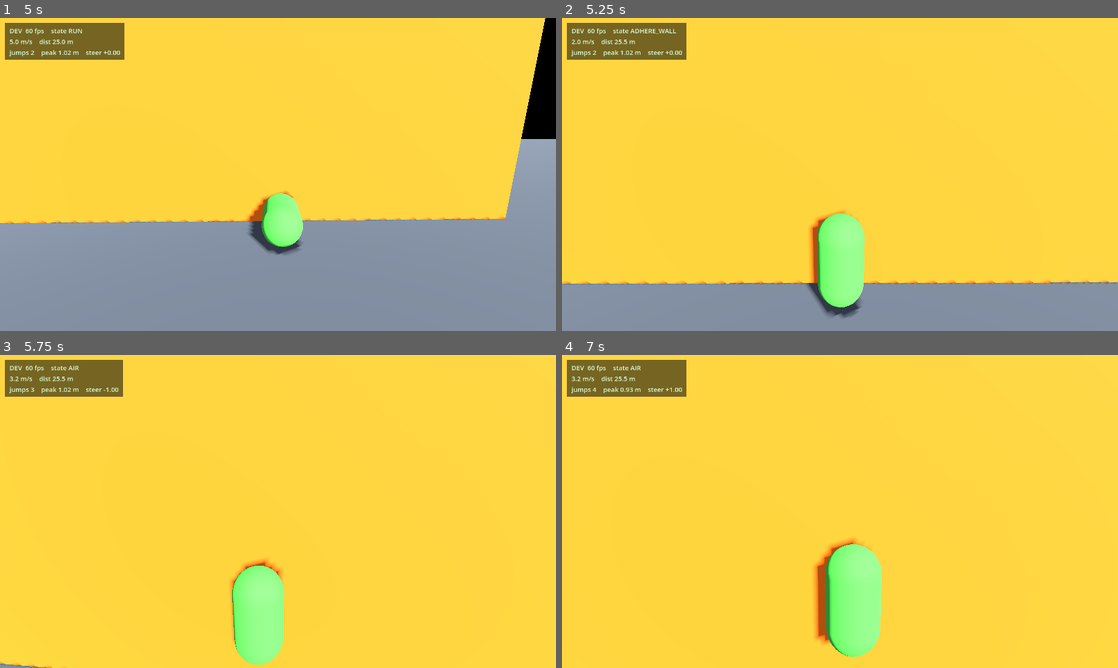
Above: before the commit, frames 1-4 (two rows, left to right).
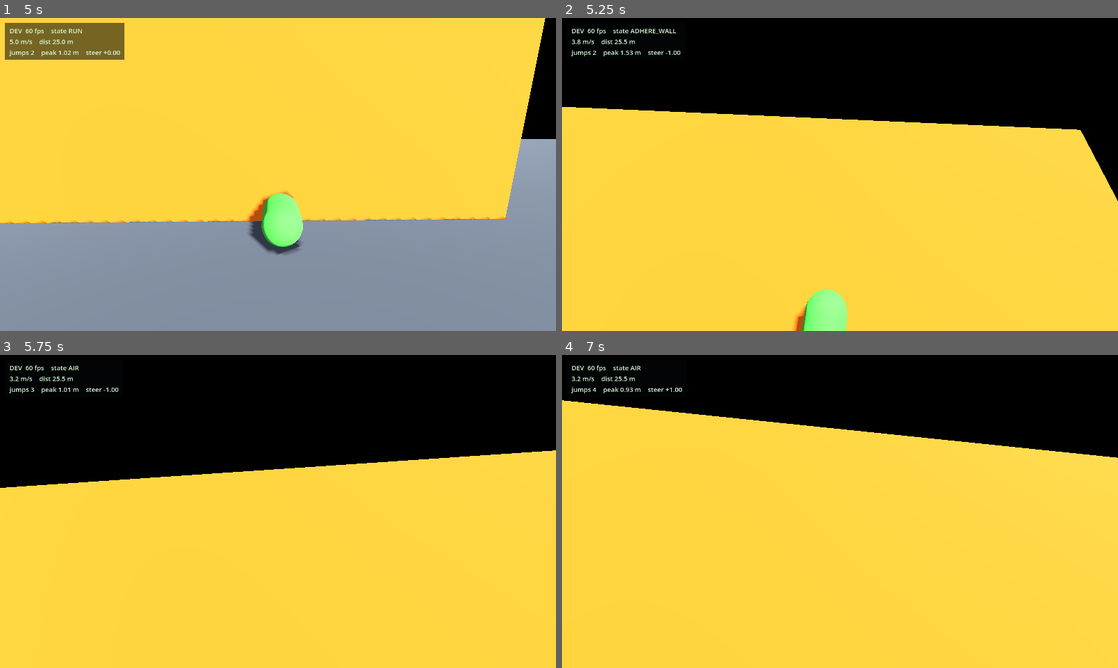
Above: after the commit, the same moments.

Repository: g-shankar/Gecko-run
Game: Godot game, scene res://scenes/main.tscn
The game is run twice, just before and just after one commit, with the same random seed, the same clock (stepped at 60 frames per second) and the same inputs.
Inputs (mouse positions are in pixels of both pictures, inside the frame that each line leads up to):
- Up to frame 1 (5 s): move the mouse to (400, 158) at 0.52 s; hold D (steer_right) 0.53-1.25 s; click (400, 158) at 0.67 s; tap Space (jump) at 0.77, 3.77 s; drag from (166, 190) to (250, 237) at 1.27 s; move the mouse to (333, 105) at 2.02 s; hold D (steer_right) 2.03-2.75 s; drag from (250, 237) to (111, 127) at 2.77 s; move the mouse to (444, 221) at 3.52 s; hold A (steer_left) 3.53-4.25 s; drag from (111, 127) to (194, 96) at 4.27 s
- Up to frame 2 (5.25 s): move the mouse to (867, 174) at 5.02 s; hold A (steer_left) from 5.03 s (still down); click (867, 174) at 5.17 s
- Up to frame 3 (5.75 s): keep holding A (steer_left)
- Up to frame 4 (7 s): release A (steer_left) at 5.75 s; drag from (756, 433) to (728, 527) at 5.77 s; move the mouse to (962, 495) at 6.52 s; hold D (steer_right) from 6.53 s (still down); tap Space (jump) at 6.77 s

Frame 1 is identical in both runs. In frame 2, 51% of the frame differs, in the area x 0-100%, y 0-100%; in frame 3, 39%; in frame 4, 27%.

Commit message:
P6: wall movement (climb + strafe) and camera banking

Diff:
--- a/scripts/player/camera_rig.gd
+++ b/scripts/player/camera_rig.gd
@@ -20,9 +20,15 @@
 @export var look_ahead: float = 2.0   ## Aim point this far ahead of the gecko (m).
 @export var look_height: float = 0.5  ## Aim point height above the gecko (m).
 @export var arm_margin: float = 0.25  ## SpringArm safety margin (m).
+@export var bank_speed: float = 6.0 ## How fast the camera rolls when the gecko
+                                 ## adheres to a wall (higher = snappier).
 
 @onready var _boom: SpringArm3D = $Boom
 @onready var _camera: Camera3D = $Boom/Camera3D
+
+## P6: the camera's smoothed up-vector. Normally world-up; rolls toward the
+## wall normal while the gecko is adhered so the wall reads as "ground".
+var _bank_up := Vector3.UP
 
 
 func _ready() -> void:
@@ -47,10 +53,21 @@
 func _process(delta: float) -> void:
 	if target == null:
 		return
-	# Glide toward the follow point. The exponential blend (1 - e^-kt) is
-	# framerate-independent: same feel at 30 fps and 120 fps.
-	var desired: Vector3 = target.global_position + Vector3(0.0, follow_height, 0.0)
+	# P6: roll the camera's up-vector toward the gecko's up_direction. On the
+	# floor that's world-up (no visible change); on a wall it becomes the wall
+	# normal, so the wall reads as ground. Exponential blend = no snap.
+	var up_target := Vector3.UP
+	if target is CharacterBody3D:
+		up_target = (target as CharacterBody3D).up_direction
+	_bank_up = _bank_up.lerp(up_target, 1.0 - exp(-bank_speed * delta)).normalized()
+	# Glide toward the follow point, measured along the (possibly banked) up.
+	var desired: Vector3 = target.global_position + _bank_up * follow_height
 	var blend: float = 1.0 - exp(-follow_speed * delta)
 	global_position = global_position.lerp(desired, blend)
-	# Aim slightly down-track so the player sees what's coming, not just the tail.
-	_camera.look_at(target.global_position + Vector3(0.0, look_height, -look_ahead))
+	# Aim along the gecko's own frame: forward = -basis.z, up = basis.y. On
+	# the floor that's down-track; on a wall that's up the surface.
+	var basis: Basis = target.global_transform.basis
+	var aim: Vector3 = (target.global_position
+		- basis.z * look_ahead
+		+ basis.y * look_height)
+	_camera.look_at(aim, _bank_up)
--- a/scripts/player/gecko_controller.gd
+++ b/scripts/player/gecko_controller.gd
@@ -36,6 +36,7 @@
 @export var adhere_grace_time: float = 0.4 ## Time allowed to reach the wall face
 ## after latching (s). Must cover wall_latch_dist / adhere_press_speed with
 ## margin, or the gecko lets go just before touching.
+@export var wall_run_speed: float = 4.2 ## Auto-climb speed along the wall (m/s).
 
 ## --- State ------------------------------------------------------------------
 ## Full state list from spec §7; only RUN/AIR are used so far.
@@ -186,15 +187,24 @@
 	velocity = -wall_normal * adhere_press_speed
 
 
-## P5: while adhered, just stick. Press gently into the surface; traveling
-## along it arrives in P6. If the surface ends, let go and fall.
+## P5: while adhered, just stick. P6: remap controls to the wall — "forward"
+## (auto) climbs the surface, steering moves across it. A gentle press into
+## the surface keeps it counting as floor. If the surface ends, let go.
 func _apply_adhere_movement(delta: float) -> void:
-	stat_steer = 0.0
 	_adhere_grace -= delta
 	if _adhere_grace <= 0.0 and not is_on_floor():
 		_detach_from_wall()
 		return
-	velocity = -wall_normal * adhere_press_speed
+	# Wall frame from the attach-time basis: local -Z runs up the surface,
+	# local X runs across it, local +Y is the wall normal (belly-to-wall).
+	var up_wall: Vector3 = -global_transform.basis.z
+	var across: Vector3 = global_transform.basis.x
+	var steer_input: float = clampf(
+		Input.get_axis("steer_left", "steer_right") + _touch_steer, -1.0, 1.0)
+	stat_steer = steer_input # Surfaced on the dev HUD.
+	velocity = (up_wall * wall_run_speed
+		+ across * steer_input * steer_speed
+		- wall_normal * adhere_press_speed)
 
 
 ## Any exit from the wall restores world-up so gravity and floor detection
--- /dev/null
+++ b/tests/test_p6.gd
@@ -0,0 +1,72 @@
+extends SceneTree
+## P6 headless acceptance test: the gecko runs into the climbable test wall,
+## adheres, then CLIMBS (auto up the surface, steerable across it) while the
+## camera banks so the wall reads as ground.
+##
+## Run: godot --headless --path <project> --script res://tests/test_p6.gd
+
+var _gecko: Node
+var _rig: Node
+var _checks: Array = []
+
+
+func _init() -> void:
+	call_deferred("_run")
+
+
+func _run() -> void:
+	var packed: PackedScene = load("res://scenes/main.tscn")
+	var scene: Node = packed.instantiate()
+	root.add_child(scene)
+	_gecko = scene.get_node("Gecko")
+	_rig = scene.get_node("CameraRig")
+	# Wait for the wall run to start (adhesion from P5).
+	var adhered := false
+	for i in range(600):
+		await physics_frame
+		if _gecko.get("state") == 2: # ADHERE_WALL
+			adhered = true
+			break
+	_check("gecko adhered to the wall", adhered)
+	if not adhered:
+		_finish()
+		return
+	# Climb check: a second of wall-running should gain ~4 m of height.
+	var y0: float = _gecko.global_position.y
+	for i in range(30):
+		await physics_frame
+	# Camera bank check (while safely mid-wall): the rig's smoothed up-vector
+	# should have rolled toward the wall normal (0,0,1).
+	var bank_up: Vector3 = _rig.get("_bank_up")
+	_check("camera banked to the wall (up ~= wall normal)",
+		bank_up.distance_to(Vector3(0.0, 0.0, 1.0)) < 0.25)
+	print("  camera up: %s" % str(bank_up))
+	for i in range(30):
+		await physics_frame
+	var climb: float = _gecko.global_position.y - y0
+	_check("gecko climbs the wall (gained > 2.5 m in 1 s)", climb > 2.5)
+	print("  climb measured: %.2f m" % climb)
+	# Steering check: hold steer_right, the gecko should move across (+x).
+	var x0: float = _gecko.global_position.x
+	Input.action_press("steer_right")
+	for i in range(45):
+		await physics_frame
+	Input.action_release("steer_right")
+	var strafe: float = _gecko.global_position.x - x0
+	_check("steering moves the gecko across the wall (dx > 0.5 m)", strafe > 0.5)
+	print("  strafe measured: %.2f m" % strafe)
+	_finish()
+
+
+func _check(label: String, ok: bool) -> void:
+	_checks.append([label, ok])
+
+
+func _finish() -> void:
+	var failed := 0
+	for c in _checks:
+		print(("PASS " if c[1] else "FAIL ") + c[0])
+		if not c[1]:
+			failed += 1
+	print("P6_RESULT: %d/%d passed" % [_checks.size() - failed, _checks.size()])
+	quit(1 if failed > 0 else 0)
